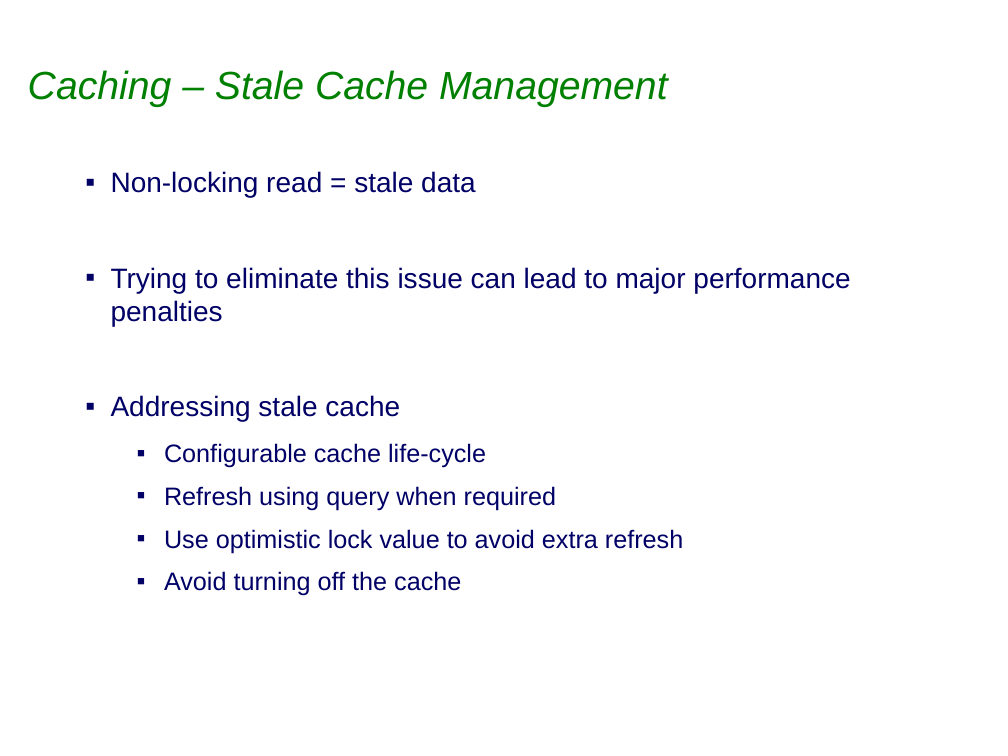
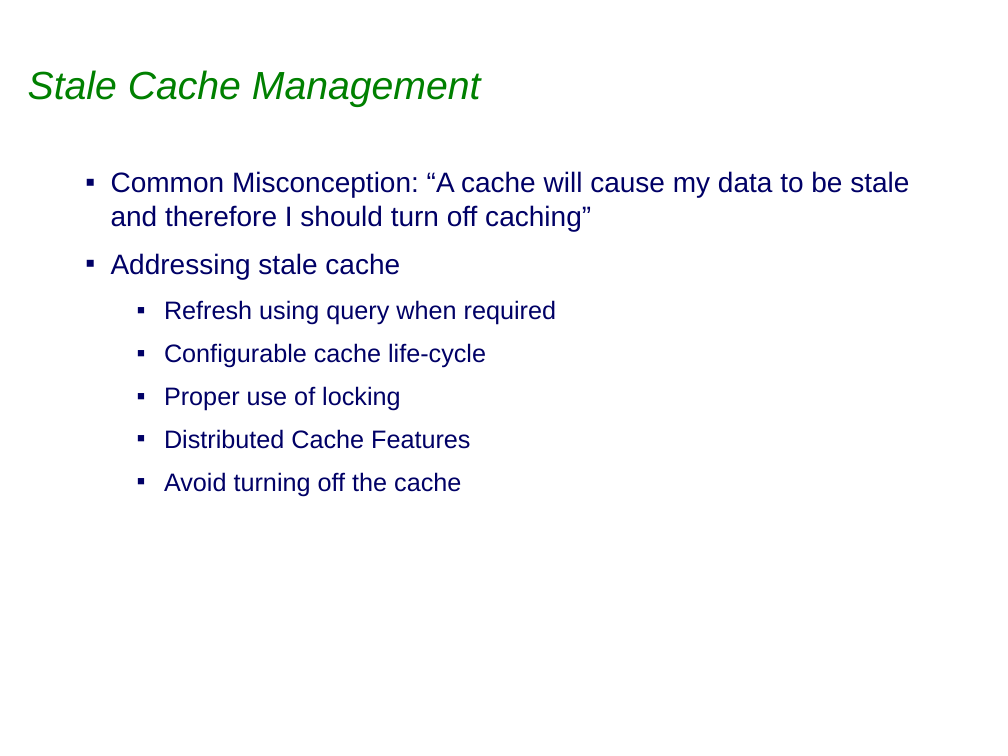
Before and after one commit to sabineheider/incubator, a slide deck: slide 11 of summit-2010/EclipseLink_Intro_Cache.ppt (slide 10 before the commit). Drawn at 1008x756 pixels with LibreOffice and Linux fonts; fonts in the diff are those of the drawing; background and template pictures are left out. Boxes give left, top, right and bottom in pixels: in the first picture for what was removed or moved away, otherwise in the second. Text is boxed around its words. In the diff, an @@ line names an element or a change of style, - is before the commit and + after.

Commit message:
Updates to Caching and OSGi slides

```diff
--- a/summit-2010/EclipseLink_Intro_Cache.ppt
+++ b/summit-2010/EclipseLink_Intro_Cache.ppt
@@ title at <box>28,70,481,107</box>: text changed @@
-Caching – Stale Cache Management
+Stale Cache Management
@@ text at <box>111,171,909,231</box>: text changed @@
-▪ Non-locking read = stale data
-▪ Trying to eliminate this issue can lead to major performance penalties
+▪ Common Misconception: “A cache will cause my data to be stale and therefore I should turn off caching”
@@ text at <box>164,300,556,325</box>: paragraph added @@
+  ▪ Refresh using query when required
@@ text at <box>164,386,470,449</box>: text changed @@
-  ▪ Refresh using query when required
-  ▪ Use optimistic lock value to avoid extra refresh
+  ▪ Proper use of locking
+  ▪ Distributed Cache Features
```
Also in this commit, not shown: 7 other slides changed, 1 slide added, 1 other file.
